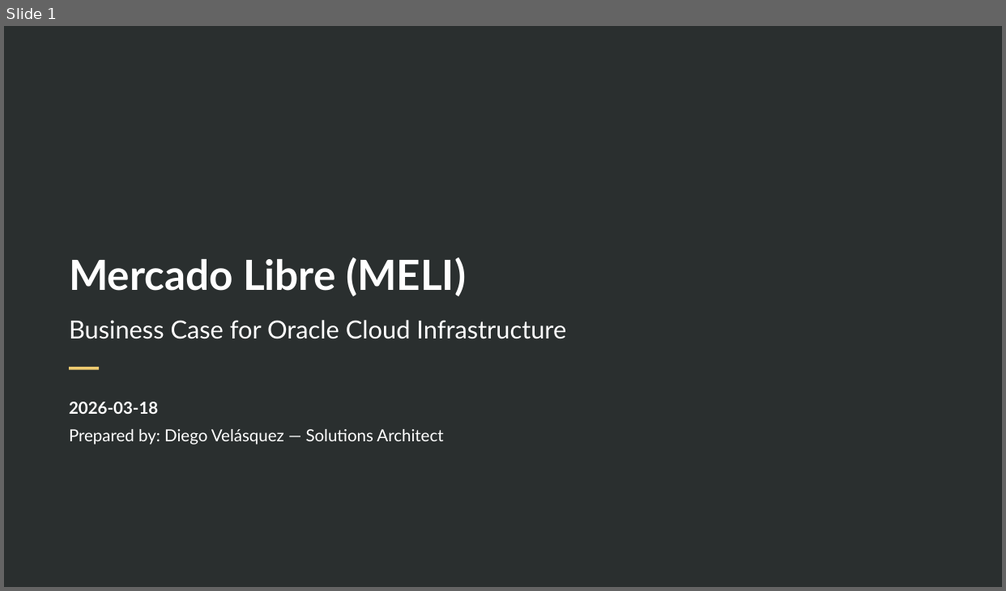
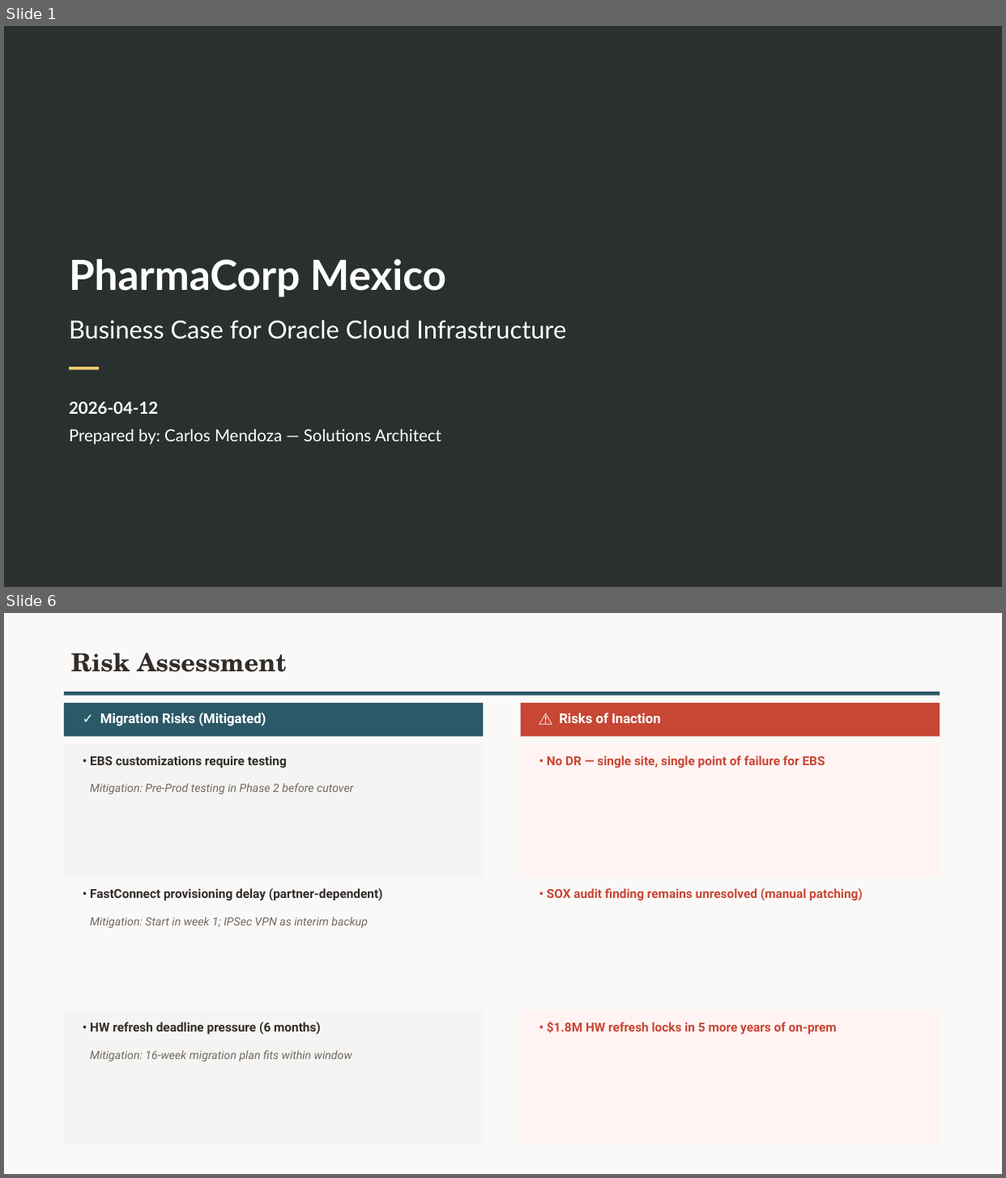
Before and after one commit to Diegoecab/oci-deal-accelerator, a slide deck: examples/output-demo-pharma-mx/opt08-business-case.pptx. Shown one above the other, each under a label of ours: slide 1 before the commit, slides 1 and 6 after it; the slides between them are not shown. The pictures are 1006x591 and 1006x1178 pixels, drawn with LibreOffice and Linux fonts; fonts in the diff are those of the drawing; background and template pictures are left out. Boxes give left, top, right and bottom in pixels: in the first picture for what was removed or moved away, otherwise in the second. Text is boxed around its words. In the diff, an @@ line names an element or a change of style, - is before the commit and + after.

```diff
--- a/examples/output-demo-pharma-mx/opt08-business-case.pptx
+++ b/examples/output-demo-pharma-mx/opt08-business-case.pptx
@@ slide 6 added at bbox=[4, 613, 1002, 1174], background #FBF9F8 @@
@@ text added at bbox=[71, 653, 286, 672], 24 pt, text #312D2A, bold @@
+Risk Assessment
@@ rectangle added at bbox=[64, 692, 940, 696], fill #2C5967 @@
@@ rectangle added at bbox=[64, 703, 484, 736], fill #2C5967 @@
@@ rectangle added at bbox=[521, 703, 940, 736], fill #C74634 @@
@@ text added at bbox=[100, 713, 266, 726], 13 pt, text #FFFFFF, bold @@
+✓ Migration Risks (Mitigated)
@@ text added at bbox=[559, 713, 661, 723], 13 pt, text #FFFFFF, bold @@
+⚠ Risks of Inaction
@@ rectangle added at bbox=[64, 744, 484, 877], fill #F5F4F2 @@
@@ text added at bbox=[90, 756, 287, 768], 12 pt, text #312D2A, bold @@
+• EBS customizations require testing
@@ rectangle added at bbox=[521, 744, 940, 877], fill #FFF3F3 @@
@@ text added at bbox=[547, 756, 825, 768], 12 pt, text #C74634, bold @@
+• No DR — single site, single point of failure for EBS
@@ text added at bbox=[90, 783, 353, 794], 11 pt, text #6F6964, italic @@
+Mitigation: Pre-Prod testing in Phase 2 before cutover
@@ text added at bbox=[90, 888, 383, 901], 12 pt, text #312D2A, bold @@
+• FastConnect provisioning delay (partner-dependent)
@@ text added at bbox=[547, 888, 863, 901], 12 pt, text #C74634, bold @@
+• SOX audit finding remains unresolved (manual patching)
@@ text added at bbox=[90, 917, 368, 928], 11 pt, text #6F6964, italic @@
+Mitigation: Start in week 1; IPSec VPN as interim backup
@@ rectangle added at bbox=[64, 1012, 484, 1144], fill #F5F4F2 @@
@@ text added at bbox=[90, 1022, 321, 1034], 12 pt, text #312D2A, bold @@
+• HW refresh deadline pressure (6 months)
@@ rectangle added at bbox=[521, 1012, 940, 1144], fill #FFF3F3 @@
@@ text added at bbox=[547, 1021, 837, 1035], 12 pt, text #C74634, bold @@
+• $1.8M HW refresh locks in 5 more years of on-prem
@@ text added at bbox=[90, 1050, 352, 1062], 11 pt, text #6F6964, italic @@
+Mitigation: 16-week migration plan fits within window
@@ slide 1 changed as well @@
@@ title at bbox=[69, 259, 446, 297]: text changed @@
-Mercado Libre (MELI)
+PharmaCorp Mexico
@@ text at bbox=[69, 402, 158, 414]: text changed @@
-2026-03-18
+2026-04-12
@@ text at bbox=[69, 429, 441, 445]: text changed @@
-Prepared by: Diego Velásquez — Solutions Architect
+Prepared by: Carlos Mendoza — Solutions Architect
```
Also in this commit, not shown: 2 other slides changed, 5 other slides added, 7 slides removed, 4 other files.
